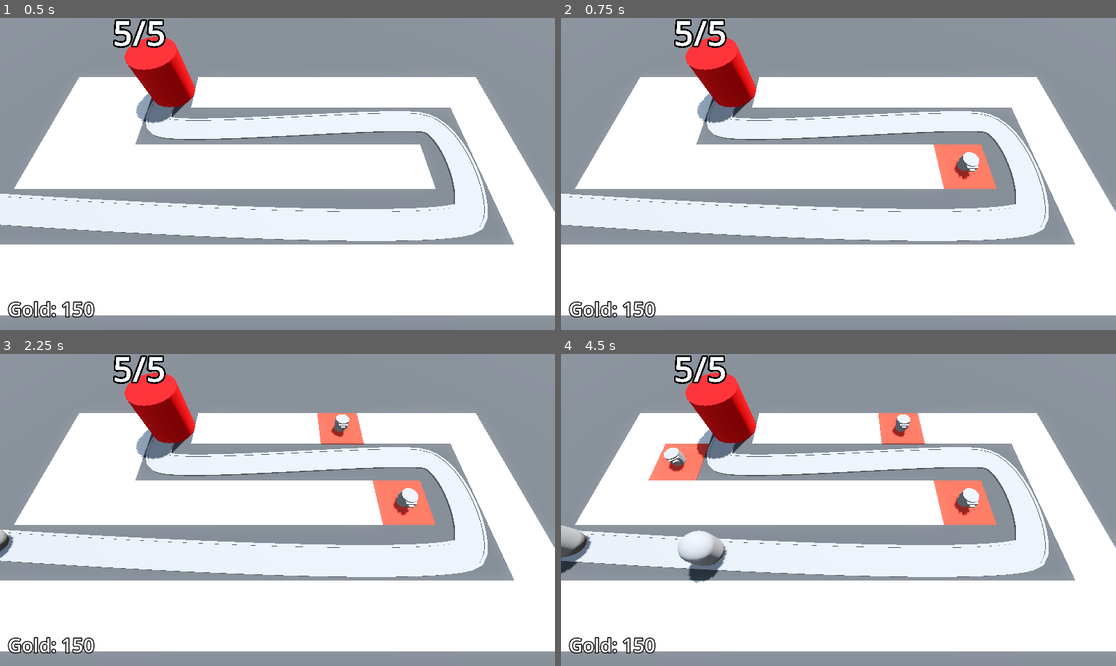
Above: before the commit, frames 1-4 (two rows, left to right).
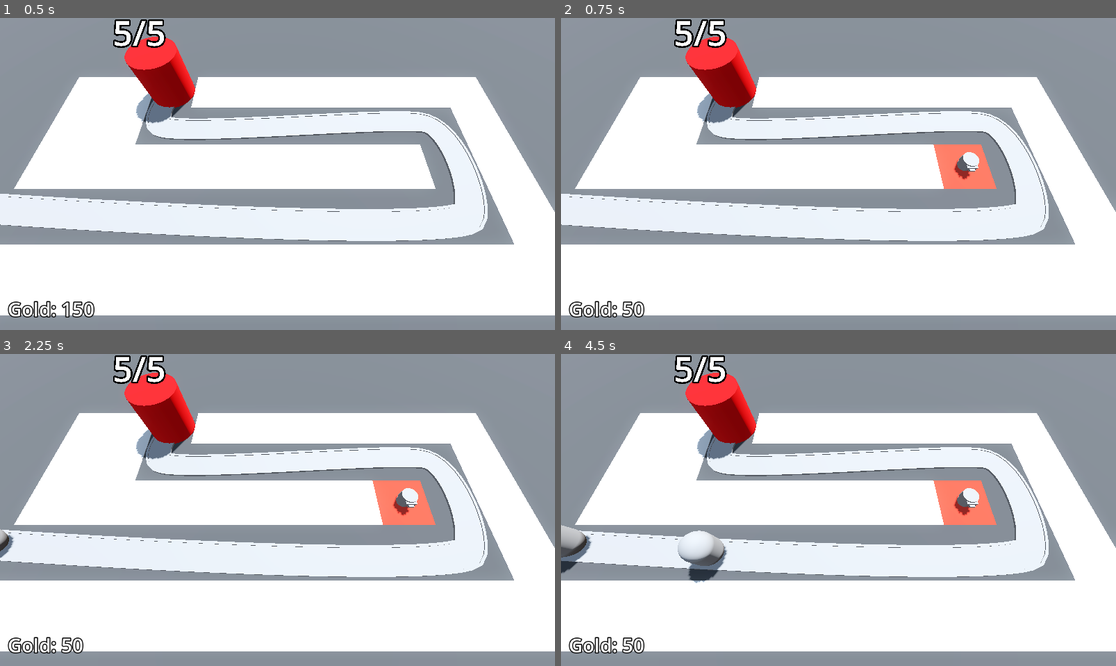
Above: after the commit, the same moments.

Repository: niamh-d/godot-3d-tower-defence
Game: Godot game, scene res://Scenes/base_level.tscn
The game is run twice, just before and just after one commit, with the same random seed, the same clock (stepped at 60 frames per second) and the same inputs.
Inputs (mouse positions are in pixels of both pictures, inside the frame that each line leads up to):
- Up to frame 1 (0.5 s): no input
- Up to frame 2 (0.75 s): tap Enter at 0.5 s; move the mouse to (960, 158) at 0.52 s; press the mouse at (960, 158) at 0.53 s
- Up to frame 3 (2.25 s): tap Space at 1.25 s; move the mouse to (166, 525) at 1.27 s; release the mouse at (166, 525) at 1.28 s; click (166, 525) at 1.35 s; tap Enter at 2 s; move the mouse to (333, 441) at 2.02 s; press the mouse at (333, 441) at 2.03 s
- Up to frame 4 (4.5 s): move the mouse to (810, 572) at 2.77 s; release the mouse at (810, 572) at 2.78 s; click (810, 572) at 2.85 s; move the mouse to (1005, 556) at 3.52 s; press the mouse at (1005, 556) at 3.53 s; move the mouse to (672, 463) at 4.27 s; release the mouse at (672, 463) at 4.28 s; click (672, 463) at 4.35 s

Frame 1 is identical in both runs. In frame 2, 0.2% of the frame differs, in the area x 11-18%, y 90-96%; in frame 3, 0.9%; in frame 4, 1.8%, in the area x 11-66%, y 18-96%.

Commit message:
turret cost

Diff:
--- a/Scenes/Enemy/enemy.gd
+++ b/Scenes/Enemy/enemy.gd
@@ -3,8 +3,10 @@
 
 @export var speed: float = 5.0
 @export var max_health := 5
+@export var gold_dropped := 15
 
 @onready var base = get_tree().get_first_node_in_group("base")
+@onready var bank = get_tree().get_first_node_in_group("bank")
 @onready var anim_player: AnimationPlayer = $AnimationPlayer
 
 var current_health: int
@@ -21,8 +23,12 @@
 	base.take_damage()
 	set_process(false)
 
+func die() -> void:
+	queue_free()
+	bank.gold += gold_dropped
+
 func take_damage() -> void:
 	current_health -= 1
 	anim_player.play("take_damage")
 	if current_health <= 0:
-		queue_free()
+		die()
--- a/Scenes/RayPickerCamera/ray_picker_camera.gd
+++ b/Scenes/RayPickerCamera/ray_picker_camera.gd
@@ -2,15 +2,17 @@
 
 @export var grid_map: GridMap
 @export var turret_manager: TurretManager
+@export var turret_cost := 100
 
 @onready var ray_cast_3d: RayCast3D = $RayCast3D
+@onready var bank = get_tree().get_first_node_in_group("bank")
 
 func _process(delta: float) -> void:
 	var mouse_pos: Vector2 = get_viewport().get_mouse_position()
 	ray_cast_3d.target_position = project_local_ray_normal(mouse_pos) * 100.0
 	ray_cast_3d.force_raycast_update()
 
-	if ray_cast_3d.is_colliding():
+	if ray_cast_3d.is_colliding() && bank.gold >= turret_cost:
 		var collider = ray_cast_3d.get_collider()
 		if collider is GridMap:
 			Input.set_default_cursor_shape(Input.CURSOR_POINTING_HAND)
@@ -21,5 +23,7 @@
 					grid_map.set_cell_item(cell, 1)
 					var tile_pos = grid_map.map_to_local(cell)
 					turret_manager.build_turret(tile_pos)
+					Input.set_default_cursor_shape(Input.CURSOR_ARROW)
+					bank.gold -= turret_cost
 	else:
 		Input.set_default_cursor_shape(Input.CURSOR_ARROW)
--- a/Scenes/bank.gd
+++ b/Scenes/bank.gd
@@ -6,7 +6,7 @@
 
 var gold: int:
 	set(gold_in):
-		gold = 0 if gold + gold_in < 0 else gold + gold_in
+		gold = max(gold_in, 0)
 		set_label()
 
 func _ready() -> void:
--- a/Scenes/base_level.tscn
+++ b/Scenes/base_level.tscn
@@ -118,7 +118,7 @@
 turret = ExtResource("6_17e4r")
 enemy_path = NodePath("../EnemyPath")
 
-[node name="Bank" type="MarginContainer" parent="."]
+[node name="Bank" type="MarginContainer" parent="." groups=["bank"]]
 anchors_preset = 15
 anchor_right = 1.0
 anchor_bottom = 1.0
--- a/project.godot
+++ b/project.godot
@@ -19,6 +19,7 @@
 
 base=""
 enemy_area=""
+bank=""
 
 [input]
 
